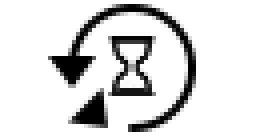
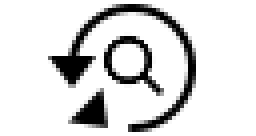
Layers edited between the first and the second 256×136 image:
hid "images.png" over [108,32,156,96]
added layer "mounting" above "white background" over [100,32,164,96]
